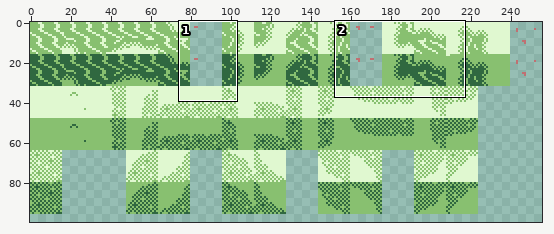
Sprite sheet: gbjam-android/assets/res/tiles.png. Above: a wide view before the commit, with the close-up outlined.
Close-up. Earlier state:
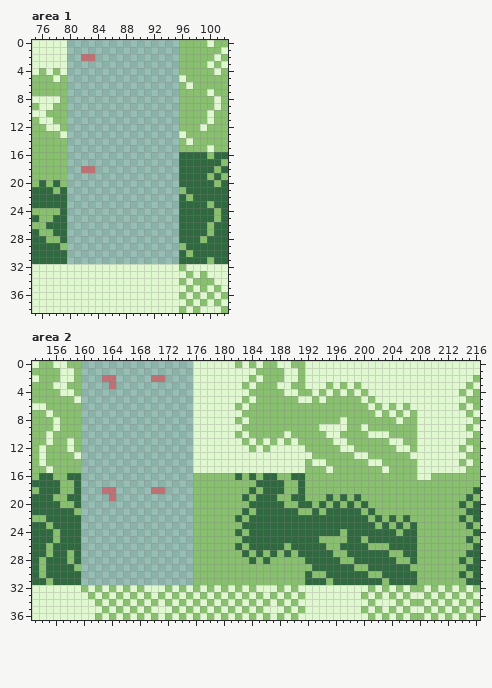
The file is 256x128 pixels. Shown: area 1: x 75..102, y 0..38; area 2: x 153..216, y 0..36. The wide view leaves out empty margins.
Once edited:
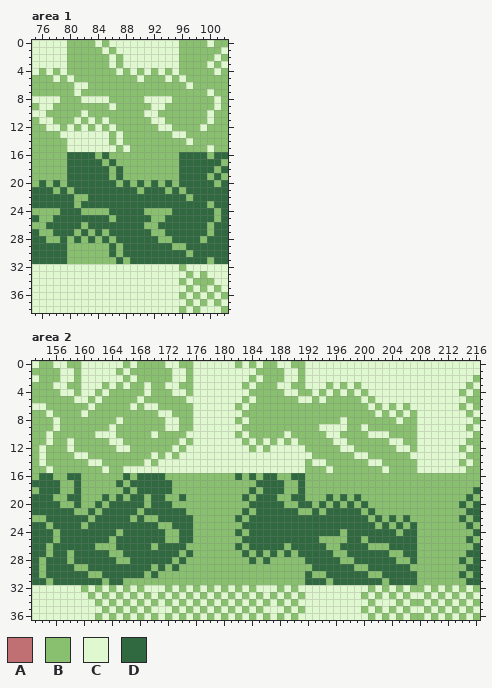
Palette (. is transparent): A #c07072  B #88c070  C #e0f8d0  D #306840
What changed:
Area 1:
y 0: x 80..95 ................ -> BBBBCBCCCCCCCCCC
y 1: x 80..95 ................ -> BBBBBCBCCCCCCCCC
y 2: x 80..95 ..AA............ -> BBBBBBCBCCCCCCCC
y 3: x 80..95 ................ -> BBBBBBCBCCCCCCCC
y 4: x 80..95 ................ -> BBBBBBBCBCBCBCBC
y 5: x 80..95 ................ -> CBBBBBBBBBCBBBCB
y 6: x 80..95 ................ -> BCCBBBBBBBBBBBBB
y 7: x 80..95 ................ -> BCBBBBBBBBBBBBBB
y 8: x 80..95 ................ -> BBCCCCBBBBBCCCCB
y 9: x 80..95 ................ -> BBBBBBCBBBBBCCBB
y 10: x 80..95 ................ -> BBCBBBBBBBBCCBBB
y 11: x 80..95 ................ -> BCBCBCBBBBBBCCBB
y 12: x 80..95 ................ -> CBCBCBCBBBBBBCCB
y 13: x 80..95 ................ -> CCCCCCBCBBBBBBBC
y 14: x 80..95 ................ -> CCCCCCBCBBBBBBBB
y 15: x 80..95 ................ -> CCCCCCCBCBBBBBBB
y 16: x 80..95 ................ -> DDDDBDBBBBBBBBBB
y 17: x 80..95 ................ -> DDDDDBDBBBBBBBBB
y 18: x 80..95 ..AA............ -> DDDDDDBDBBBBBBBB
y 19: x 80..95 ................ -> DDDDDDBDBBBBBBBB
y 20: x 80..95 ................ -> DDDDDDDBDBDBDBDB
y 21: x 80..95 ................ -> BDDDDDDDDDBDDDBD
y 22: x 80..95 ................ -> DBBDDDDDDDDDDDDD
y 23: x 80..95 ................ -> DBDDDDDDDDDDDDDD
y 24: x 80..95 ................ -> DDBBBBDDDDDBBBBD
y 25: x 80..95 ................ -> DDDDDDBDDDDDBBDD
y 26: x 80..95 ................ -> DDBDDDDDDDDBBDDD
y 27: x 80..95 ................ -> DBDBDBDDDDDDBBDD
y 28: x 80..95 ................ -> BDBDBDBDDDDDDBBD
y 29: x 79..95 B................ -> DBBBBBBDBDDDDDDDB
y 30: x 80..95 ................ -> BBBBBBDBDDDDDDDD
y 31: x 80..95 ................ -> BBBBBBBDBDDDDDDD
Area 2:
y 0: x 160..175 ................ -> CCCCCCBCBBBBCCBB
y 1: x 160..175 ................ -> CCCCCBCBBBBBBCCB
y 2: x 160..175 ...AA.....AA.... -> CCCCCCBCBBBBBCCB
y 3: x 160..175 ....A........... -> CCCBCBCBBCBBCCBB
y 4: x 160..175 ................ -> CCBCBBBBBCBBBCCB
y 5: x 160..175 ................ -> CBCBBBBBCBBBBBBC
y 6: x 160..175 ................ -> BCBBBBBCBCCBBBBB
y 7: x 160..175 ................ -> CBBBBBBBBBBCCBBB
y 8: x 160..175 ................ -> BBBBBCBBBBBBCCBB
y 9: x 160..175 ................ -> BBBBCBBBBBBBCCBB
y 10: x 160..175 ................ -> BBCCCBBBBBCBBBBC
y 11: x 160..175 ................ -> BBBBCCBBBBBBBBCB
y 12: x 160..175 ................ -> BBBBBCCBBBBBBCBC
y 13: x 160..175 ................ -> CBBBBBBBBBCBCBCC
y 14: x 160..175 ................ -> BCCBBBBBBCBCCCCC
y 15: x 160..175 ................ -> BBBCBBCCCCCCCCCC
y 16: x 160..175 ................ -> BBBBBBDBDDDDBBBB; x 208..209 CC -> BB
y 17: x 160..175 ................ -> BBBBBDBDDDDDDBBB
y 18: x 160..175 ...AA.....AA.... -> BBBBBBDBDDDDDBBB
y 19: x 160..175 ....A........... -> BBBDBDBDDBDDBBDB
y 20: x 160..175 ................ -> BBDBDDDDDBDDDBBB
y 21: x 160..175 ................ -> BDBDDDDDBDDDDDDB
y 22: x 160..175 ................ -> DBDDDDDBDBBDDDDD
y 23: x 160..175 ................ -> BDDDDDDDDDDBBDDD
y 24: x 160..175 ................ -> DDDDDBDDDDDDBBDD
y 25: x 160..175 ................ -> DDDDBDDDDDDDBBDD
y 26: x 160..175 ................ -> DDBBBDDDDDBDDDDB
y 27: x 160..175 ................ -> DDDDBBDDDDDDDDBD
y 28: x 160..175 ................ -> DDDDDBBDDDDDDBDB
y 29: x 160..175 ................ -> BDDDDDDDDDBDBDBB
y 30: x 160..175 ................ -> DBBDDDDDDBDBBBBB
y 31: x 160..175 ................ -> DDDBDDBBBBBBBBBB
Changed places in both close-ups, as pixel boxes (x1, y1, x2, y2):
changed: (60, 40, 179, 264)
changed: (81, 361, 193, 585)
changed: (417, 473, 431, 480)
